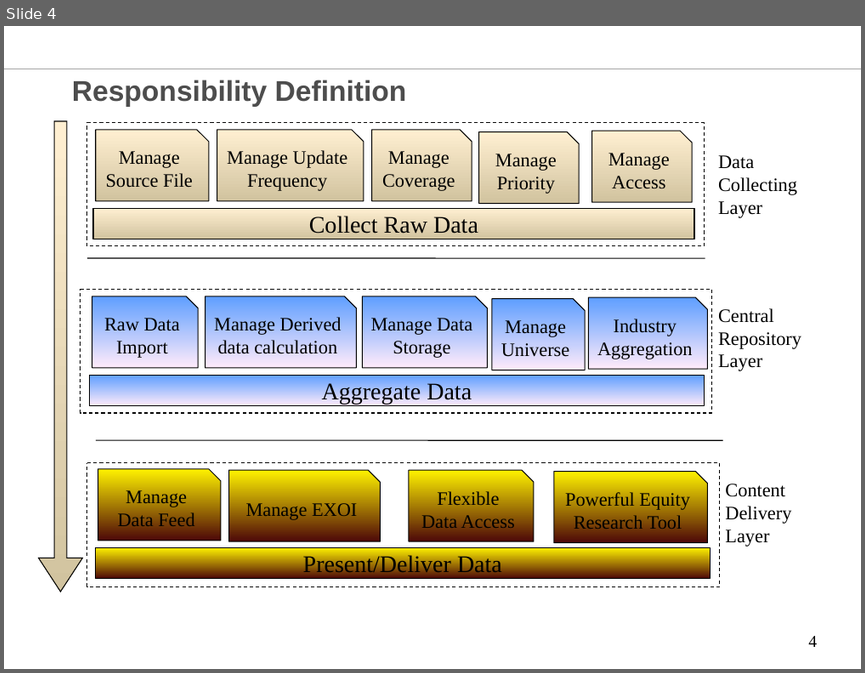
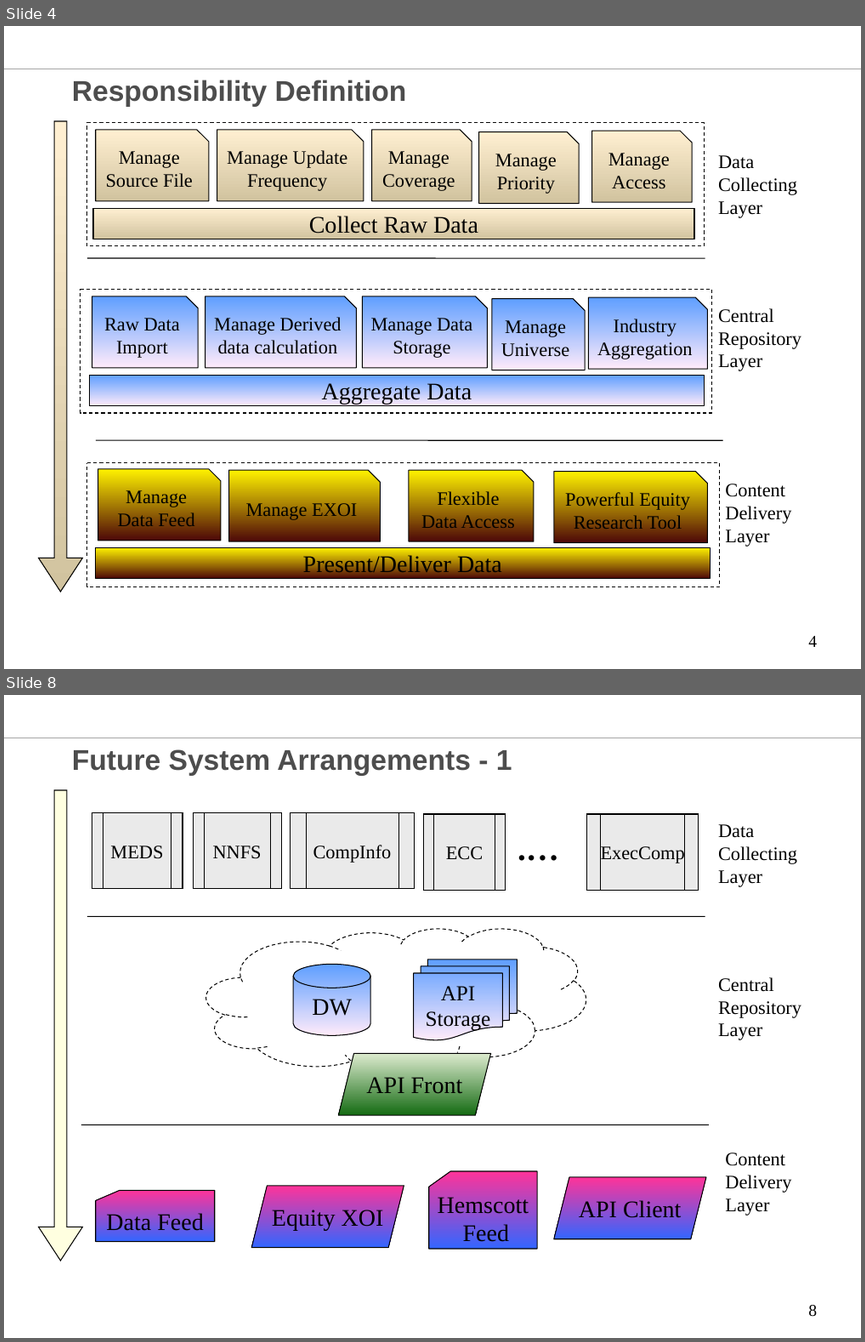
Before and after one commit to chenglx/myenv, a slide deck: Equity Data Technology Vision.ppt. Shown one above the other, each under a label of ours: slide 4 before the commit, slides 4 and 8 after it; the slides between them are not shown. The pictures are 865x673 and 865x1342 pixels, drawn with LibreOffice and Linux fonts; fonts in the diff are those of the drawing; background and template pictures are left out. Boxes give left, top, right and bottom in pixels: in the first picture for what was removed or moved away, otherwise in the second. Text is boxed around its words. In the diff, an @@ line names an element or a change of style, - is before the commit and + after.

```diff
--- a/Equity Data Technology Vision.ppt
+++ b/Equity Data Technology Vision.ppt
@@ slide 8 added at (4,695,861,1338), background #FFFFFF; not listed: 1 template element that a slide beside it also shows @@
@@ title added at (72,749,512,776), 24 pt, text #4D4D4D, bold @@
+Future System Arrangements - 1
@@ down arrow added at (38,790,82,1260), fill #FFFFCC at 60% opacity, outline #000000 0.74 pt @@
@@ flow chart predefined process added at (424,814,506,891), fill #EAEAEA, outline #000000 0.74 pt, 16 pt, text #000000 @@
+ECC
@@ group added at (92,813,698,891): 4 flow chart predefined processes, 1 text @@
+MEDS
+NNFS
+CompInfo
+.…
+ExecComp
@@ text added at (718,824,797,887), 16 pt, text #000000 @@
+Data Collecting Layer
@@ line added from (87, 916) to (705, 916), #000000 0.74 pt @@
@@ freeform shape added at (206,928,585,1075), outline #000000 0.74 pt dashed @@
@@ cylinder added at (294,964,370,1035), fill gradient #5E9EFF to #FFEBFA, outline #000000 0.74 pt, 20 pt, text #000000 @@
+DW
@@ flow chart multidocument added at (414,959,517,1039), fill gradient #5E9EFF to #FFEBFA, outline #000000 0.74 pt, 18 pt, text #000000 @@
+API Storage
@@ text added at (718,977,801,1040), 16 pt, text #000000 @@
+Central Repository Layer
@@ parallelogram added at (338,1053,491,1115), fill gradient #DDEBCF to #156B13, outline #000000 0.74 pt, 20 pt, text #000000 @@
+API Front
@@ line added from (81, 1124) to (709, 1124), #000000 0.74 pt @@
@@ text added at (725,1152,791,1215), 16 pt, text #000000 @@
+Content Delivery Layer
@@ flow chart punched card added at (429,1171,537,1248), fill gradient #FF3399 to #3366FF, outline #000000 0.74 pt, 20 pt, text #000000 @@
+Hemscott Feed
@@ parallelogram added at (554,1178,707,1239), fill gradient #FF3399 to #3366FF, outline #000000 0.74 pt, 20 pt, text #000000 @@
+API Client
@@ flow chart punched card added at (96,1191,215,1242), fill gradient #FF3399 to #3366FF, outline #000000 0.74 pt, 20 pt, text #000000 @@
+Data Feed
@@ parallelogram added at (251,1185,404,1247), fill gradient #FF3399 to #3366FF, outline #000000 0.74 pt, 20 pt, text #000000 @@
+Equity XOI
@@ page number added at (808,1304,817,1316), 14 pt, text #000000 @@
+8
```
Also in this commit, not shown: 2 slides changed, 4 other slides added.
